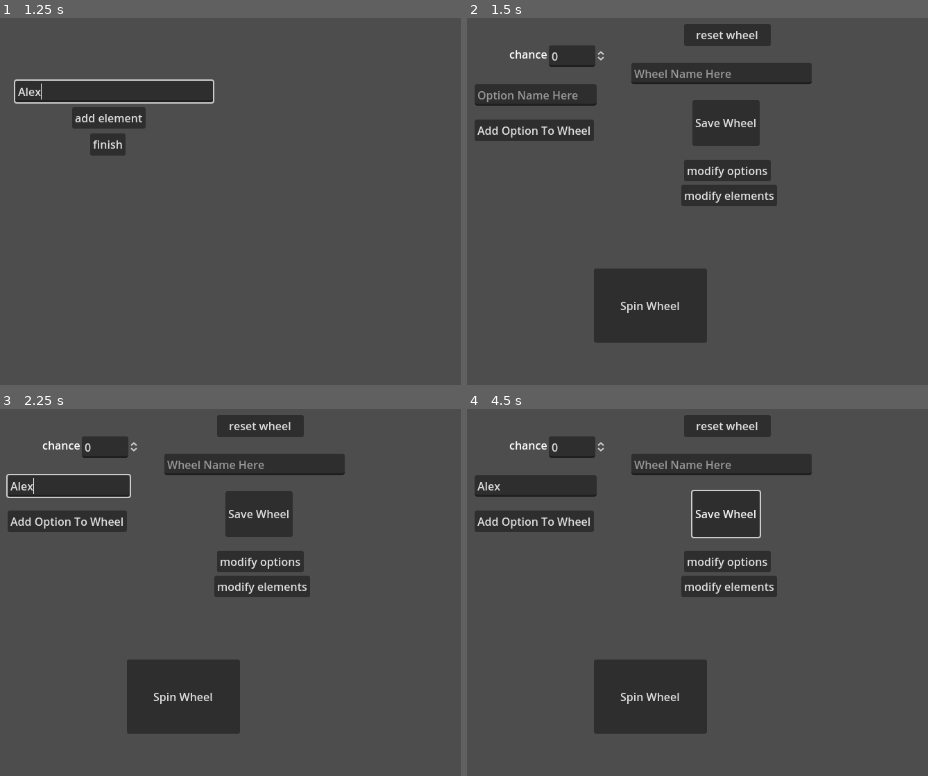
Above: before the commit, frames 1-4 (two rows, left to right).
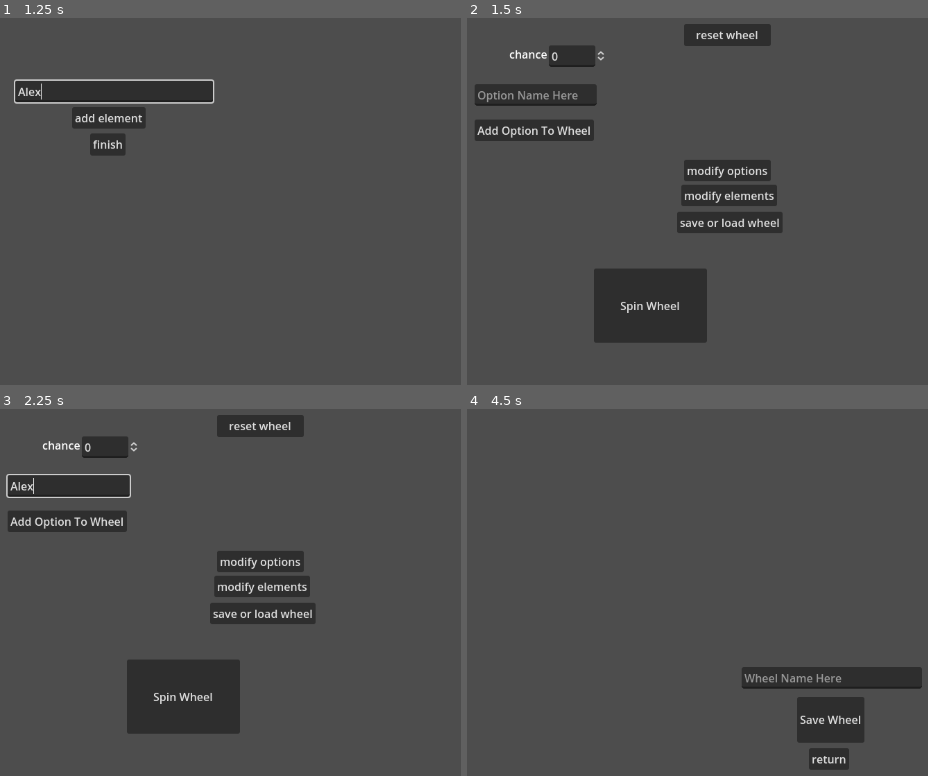
Above: after the commit, the same moments.

Repository: ArminKuburas/godot_spinner
Game: Godot game, scene res://wheel_element_creation.tscn
Two runs of this game, one before a commit and one after it. Both use one fixed random seed, a clock stepped at 60 frames per second and the inputs below.
Inputs (mouse positions are in pixels of both pictures, inside the frame that each line leads up to):
- Up to frame 1 (1.25 s): click (115, 91) at 0.52 s; type "Alex" at 0.6 s
- Up to frame 2 (1.5 s): click "finish" at 1.25 s
- Up to frame 3 (2.25 s): click (69, 486) at 2.02 s; type "Alex" at 2.1 s
- Up to frame 4 (4.5 s): click "Spin Wheel" at 2.75 s; click (725, 515) at 3.5 s, where only the run before the commit has a clickable "Save Wheel"; click (729, 614) at 4.25 s, where only the run after the commit has a clickable "save or load wheel"

Frame 1 is identical in both runs. In frame 2, 5.1% of the frame differs, in the area x 35-75%, y 12-59%; in frame 3, 5.1%; in frame 4, 20%, in the area x 1-99%, y 1-99%.

Commit message:
feat: moved saving and loading into a separate scene

Diff:
--- /dev/null
+++ b/godot-spinner-project/load_save_file.gd
@@ -0,0 +1,71 @@
+extends Control
+var save_path = "user://wheels/"
+
+# Called when the node enters the scene tree for the first time.
+func _ready() -> void:
+	load_saved_wheels()
+
+func load_saved_wheels() -> void:
+	var dir = DirAccess.open(save_path)
+	if dir != null:
+		dir.list_dir_begin()
+		var file_name = dir.get_next()
+		while file_name != "":
+			if !dir.current_is_dir() and file_name.ends_with(".json"):
+				print("Saved wheel: ", file_name)
+				var item = Button.new()
+				item.text = file_name
+				item.connect("pressed", Callable(self, "_on_wheel_button_pressed").bind(file_name))
+				$save_files_ScrollContainer/save_files_VBoxContainer.add_child(item)
+			file_name = dir.get_next()
+		dir.list_dir_end()
+
+func _on_wheel_button_pressed(file_name: String) -> void:
+	load_wheel(file_name)
+
+func load_wheel(file_name: String) -> void:
+	var file = FileAccess.open(save_path + file_name, FileAccess.READ)
+	if file != null:
+		var data = JSON.parse_string(file.get_as_text())
+		file.close()
+		if typeof(data) == TYPE_DICTIONARY:
+			Global.wheel_options = data.get("options", [])
+			Global.elements = data.get("elements", [])
+
+# Called every frame. 'delta' is the elapsed time since the previous frame.
+func _process(delta: float) -> void:
+	pass
+
+
+func _on_wheel_save_button_pressed() -> void:
+	var wheel_name = $wheel_name.text
+	if wheel_name == "":
+		print("please provide a wheel name")
+	else:
+		save_wheel(wheel_name)
+		$wheel_name.text = ""
+		var file_name = wheel_name + ".json"
+		var exists = false
+		for child in $save_files_ScrollContainer/save_files_VBoxContainer.get_children():
+			if child is Button and child.text == file_name:
+				exists = true
+				break
+		if not exists:
+			var item = Button.new()
+			item.text = file_name
+			item.connect("pressed", Callable(self, "_on_wheel_button_pressed").bind(file_name))
+			$save_files_ScrollContainer/save_files_VBoxContainer.add_child(item)
+
+func save_wheel(file_name: String) -> void:
+	var file = FileAccess.open(save_path + file_name + ".json", FileAccess.WRITE)
+	if file != null:
+		var wheel_data = {
+			"options": Global.wheel_options,
+			"elements": Global.elements
+		}
+		file.store_string(JSON.stringify(wheel_data))
+		file.close()
+
+
+func _on_return_pressed() -> void:
+	get_tree().change_scene_to_file("res://node_2d.tscn")
--- /dev/null
+++ b/godot-spinner-project/load_save_file.tscn
@@ -0,0 +1,47 @@
+[gd_scene load_steps=2 format=3 uid="uid://ddbkwqd2hv2f6"]
+
+[ext_resource type="Script" path="res://load_save_file.gd" id="1_3f7q5"]
+
+[node name="load_save_file" type="Control"]
+layout_mode = 3
+anchors_preset = 15
+anchor_right = 1.0
+anchor_bottom = 1.0
+grow_horizontal = 2
+grow_vertical = 2
+script = ExtResource("1_3f7q5")
+
+[node name="save_files_ScrollContainer" type="ScrollContainer" parent="."]
+layout_mode = 0
+offset_left = 169.0
+offset_top = 44.0
+offset_right = 982.0
+offset_bottom = 387.0
+
+[node name="save_files_VBoxContainer" type="VBoxContainer" parent="save_files_ScrollContainer"]
+layout_mode = 2
+
+[node name="wheel_save_button" type="Button" parent="."]
+offset_left = 538.0
+offset_top = 456.0
+offset_right = 635.0
+offset_bottom = 522.0
+text = "Save Wheel"
+
+[node name="wheel_name" type="LineEdit" parent="."]
+offset_left = 458.0
+offset_top = 413.0
+offset_right = 718.0
+offset_bottom = 444.0
+placeholder_text = "Wheel Name Here"
+
+[node name="return" type="Button" parent="."]
+layout_mode = 0
+offset_left = 555.0
+offset_top = 530.0
+offset_right = 613.0
+offset_bottom = 561.0
+text = "return"
+
+[connection signal="pressed" from="wheel_save_button" to="." method="_on_wheel_save_button_pressed"]
+[connection signal="pressed" from="return" to="." method="_on_return_pressed"]
--- a/godot-spinner-project/node_2d.gd
+++ b/godot-spinner-project/node_2d.gd
@@ -1,26 +1,18 @@
 extends Node2D
 
 var options = []
-var save_path = "user://wheels/"
-
 
 # Called when the node enters the scene tree for the first time.
 func _ready() -> void:
 	randomize()
-	print("Type of options at the start of this scene: ", typeof(options))
 	var dir = DirAccess.open("user://wheels")
 	if dir == null:
 		DirAccess.make_dir_absolute("user://wheels")
-	print("I am here")
 	if Global.wheel_options != []:
-		print("inside if statement that checks if the global wheel options is null or not")
-		print("Type of options: ", typeof(options))
-		print("This is wheel options", Global.wheel_options)
 		options = Global.wheel_options.duplicate(true)
 		Global.wheel_options.clear()
 	print("Type of options: ", typeof(options))
 	create_elements_menu()
-	load_saved_wheels()
 
 func create_elements_menu() -> void:
 	var scroll_container = $elements_wheel.get_node("ElementModifications")
@@ -59,37 +51,6 @@
 func _on_button_pressed() -> void:
 	spin_wheel() # Replace with function body.
 
-func load_saved_wheels() -> void:
-	var dir = DirAccess.open(save_path)
-	if dir != null:
-		dir.list_dir_begin()
-		var file_name = dir.get_next()
-		while file_name != "":
-			if !dir.current_is_dir() and file_name.ends_with(".json"):
-				print("Saved wheel: ", file_name)
-				var item = Button.new()
-				item.text = file_name
-				item.connect("pressed", Callable(self, "_on_wheel_button_pressed").bind(file_name))
-				$ScrollContainer/VBoxContainer.add_child(item)
-			file_name = dir.get_next()
-		dir.list_dir_end()
-
-func _on_wheel_button_pressed(file_name: String) -> void:
-	load_wheel(file_name)
-
-func load_wheel(file_name: String) -> void:
-	var file = FileAccess.open(save_path + file_name, FileAccess.READ)
-	if file != null:
-		var data = JSON.parse_string(file.get_as_text())
-		file.close()
-		if typeof(data) == TYPE_DICTIONARY:
-			options = data.get("options", [])
-			Global.elements = data.get("elements", [])
-			print("Loaded wheel: ", options)
-			print("Loaded elements: ", Global.elements)
-		else:
-			print("Error: Invalid wheel data format.")
-
 func _on_confirm_button_pressed() -> void:
 	var option_name = $option_name.text
 	var chance = $option_chance.value
@@ -124,37 +85,6 @@
 				spinbox.value = 0
 				print("Reset SpinBox value for: ", child.name)
 
-func save_wheel(file_name: String) -> void:
-	var file = FileAccess.open(save_path + file_name + ".json", FileAccess.WRITE)
-	if file != null:
-		var wheel_data = {
-			"options": options,
-			"elements": Global.elements
-		}
-		file.store_string(JSON.stringify(wheel_data))
-		file.close()
-
-
-func _on_wheel_save_button_pressed() -> void:
-	var wheel_name = $wheel_name.text
-	if wheel_name == "":
-		print("please provide a wheel name")
-	else:
-		save_wheel(wheel_name)
-		$wheel_name.text = ""
-		var file_name = wheel_name + ".json"
-		var exists = false
-		for child in $ScrollContainer/VBoxContainer.get_children():
-			if child is Button and child.text == file_name:
-				exists = true
-				break
-		if not exists:
-			var item = Button.new()
-			item.text = file_name
-			item.connect("pressed", Callable(self, "_on_wheel_button_pressed").bind(file_name))
-			$ScrollContainer/VBoxContainer.add_child(item)
-
-
 func _on_reset_wheel_pressed() -> void:
 	options.clear()
 	Global.elements.clear()
@@ -169,3 +99,8 @@
 func _on_modify_elements_pressed() -> void:
 	Global.wheel_options = options
 	get_tree().change_scene_to_file("res://modify_elements.tscn")
+
+
+func _on_save_or_load_wheel_pressed() -> void:
+	Global.wheel_options = options
+	get_tree().change_scene_to_file("res://load_save_file.tscn")
--- a/godot-spinner-project/node_2d.tscn
+++ b/godot-spinner-project/node_2d.tscn
@@ -11,13 +11,6 @@
 offset_right = 408.0
 offset_bottom = 509.0
 text = "Spin Wheel"
-
-[node name="wheel_name" type="LineEdit" parent="."]
-offset_left = 299.0
-offset_top = 105.0
-offset_right = 559.0
-offset_bottom = 136.0
-placeholder_text = "Wheel Name Here"
 
 [node name="option_name" type="LineEdit" parent="."]
 offset_left = 73.0
@@ -38,13 +31,6 @@
 offset_top = 80.0
 offset_right = 263.063
 offset_bottom = 111.0
-
-[node name="wheel_save_button" type="Button" parent="."]
-offset_left = 387.0
-offset_top = 159.0
-offset_right = 479.0
-offset_bottom = 225.0
-text = "Save Wheel"
 
 [node name="reset_wheel" type="Button" parent="."]
 offset_left = 375.0
@@ -94,9 +80,16 @@
 offset_bottom = 312.0
 text = "modify elements"
 
+[node name="save or load wheel" type="Button" parent="."]
+offset_left = 365.0
+offset_top = 320.0
+offset_right = 517.0
+offset_bottom = 351.0
+text = "save or load wheel"
+
 [connection signal="pressed" from="Button" to="." method="_on_button_pressed"]
 [connection signal="pressed" from="ConfirmButton" to="." method="_on_confirm_button_pressed"]
-[connection signal="pressed" from="wheel_save_button" to="." method="_on_wheel_save_button_pressed"]
 [connection signal="pressed" from="reset_wheel" to="." method="_on_reset_wheel_pressed"]
 [connection signal="pressed" from="modify_existing_options" to="." method="_on_modify_existing_options_pressed"]
 [connection signal="pressed" from="modify_elements" to="." method="_on_modify_elements_pressed"]
+[connection signal="pressed" from="save or load wheel" to="." method="_on_save_or_load_wheel_pressed"]
